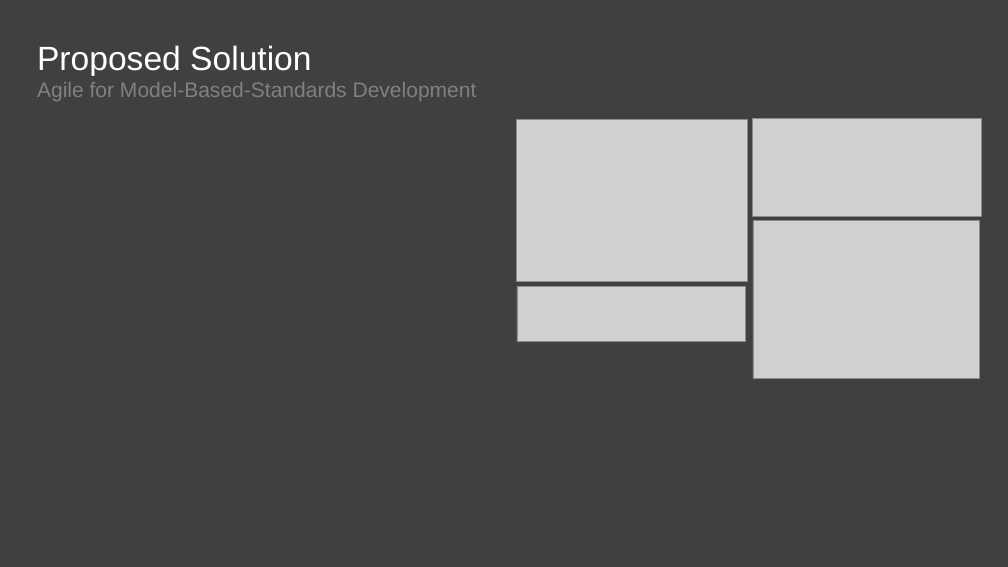
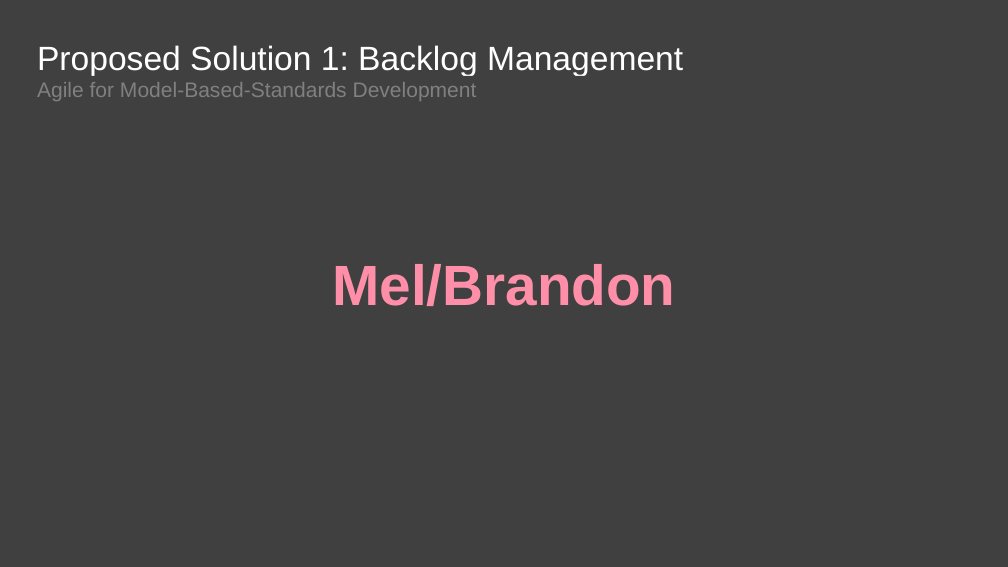
Before and after one commit to agile4mbsd/papers, a slide deck: slide 5 of 01 - Agile for Model-Based Standards Development/D - Presentations/PDES.Presentation.pptx. Drawn at 1008x567 pixels with LibreOffice and Linux fonts; fonts in the diff are those of the drawing; grey boxes stand for pictures; background and template pictures are left out. Boxes give left, top, right and bottom in pixels: in the first picture for what was removed or moved away, otherwise in the second. Text is boxed around its words. In the diff, an @@ line names an element or a change of style, - is before the commit and + after.

```diff
--- a/01 - Agile for Model-Based Standards Development/D - Presentations/PDES.Presentation.pptx
+++ b/01 - Agile for Model-Based Standards Development/D - Presentations/PDES.Presentation.pptx
@@ title at [37,45,683,76]: text changed @@
-Proposed Solution
+Proposed Solution 1: Backlog Management
@@ picture removed at [516,119,748,281] @@
@@ picture removed at [752,119,982,216] @@
@@ picture removed at [753,221,980,378] @@
@@ text added at [332,264,675,306], 54 pt, text #FF8FA8, bold @@
+Mel/Brandon
@@ picture removed at [517,287,746,342] @@
```
Also in this commit, not shown: 3 other slides changed, 4 slides added.
